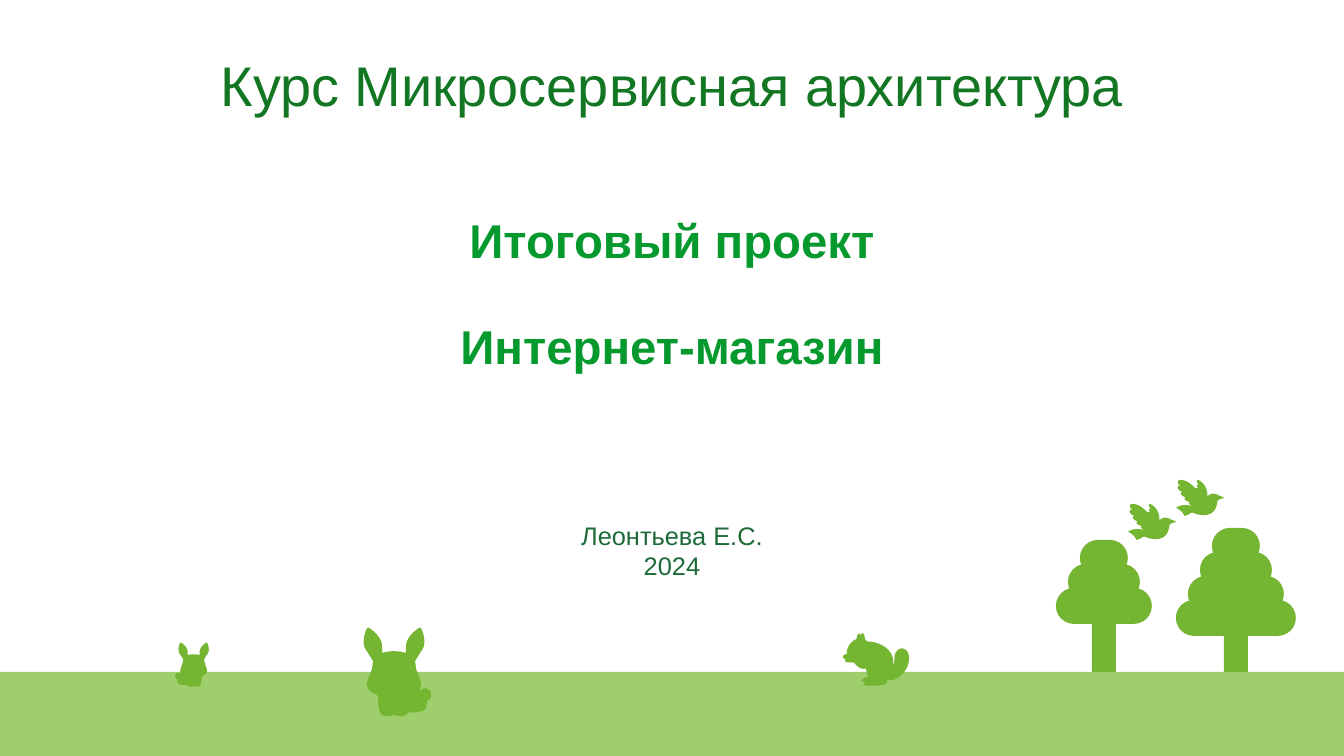
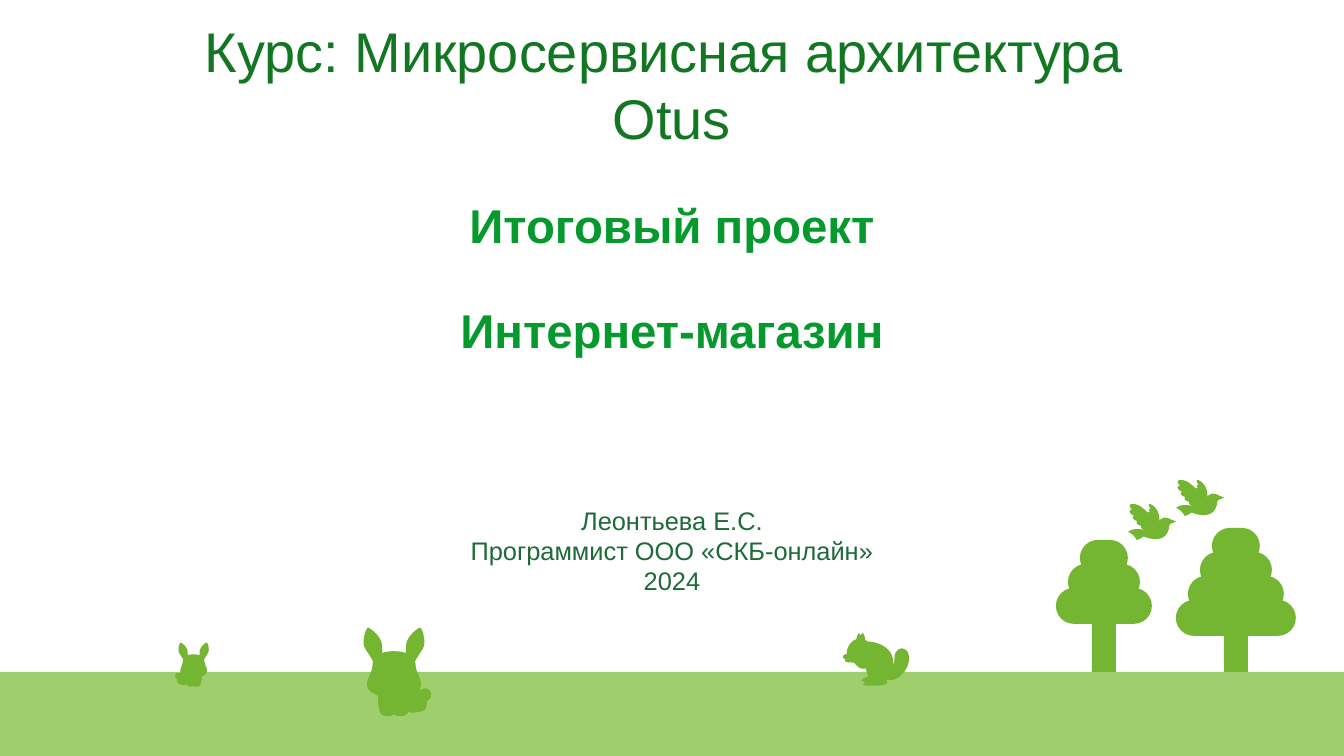
Before and after one commit to LenaLeonteva/OtusHW37Order, a slide deck: slide 1 of schemes/Project.odp. Drawn at 1344x756 pixels with LibreOffice and Linux fonts; fonts in the diff are those of the drawing. Boxes give left, top, right and bottom in pixels: in the first picture for what was removed or moved away, otherwise in the second. Text is boxed around its words. In the diff, an @@ line names an element or a change of style, - is before the commit and + after.

```diff
--- a/schemes/Project.odp
+++ b/schemes/Project.odp
@@ title at (x1=205, y1=33, x2=1122, y2=140): text changed @@
-Курс Микросервисная архитектура
+Курс: Микросервисная архитектура
+Otus
@@ subtitle at (x1=471, y1=541, x2=873, y2=566): paragraph added @@
+Программист OOO «СКБ-онлайн»
```
Also in this commit, not shown: 4 other slides changed, 5 slides added, 1 slide removed, 4 other files.
